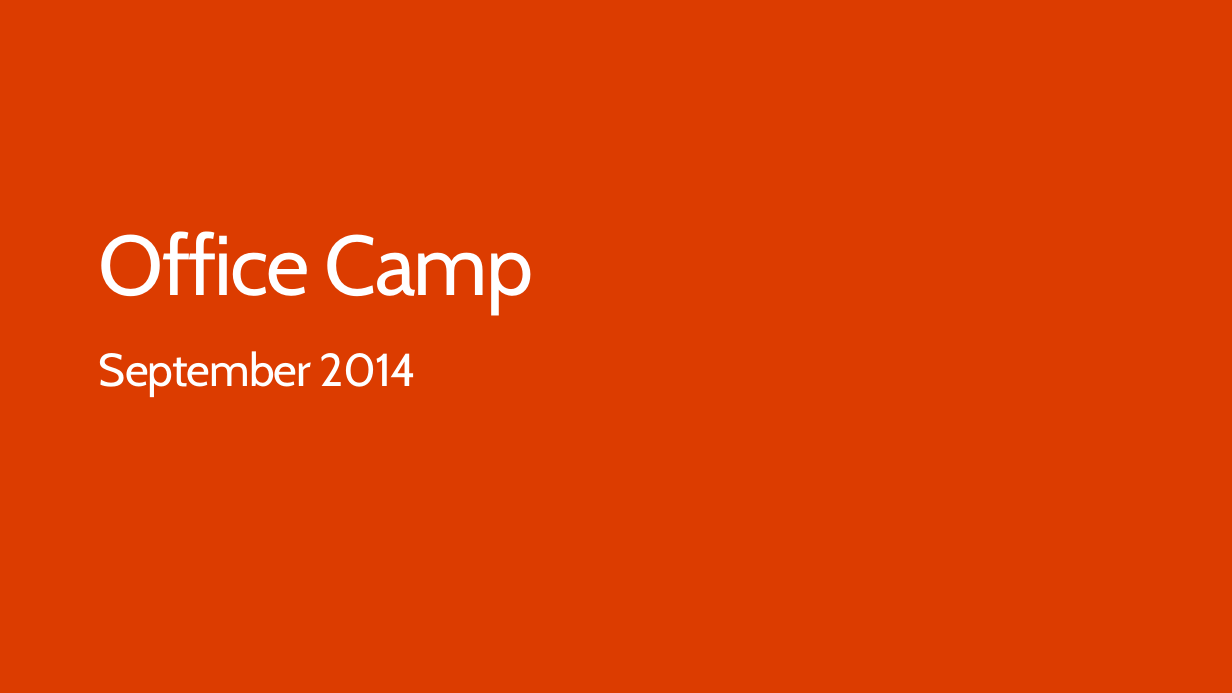
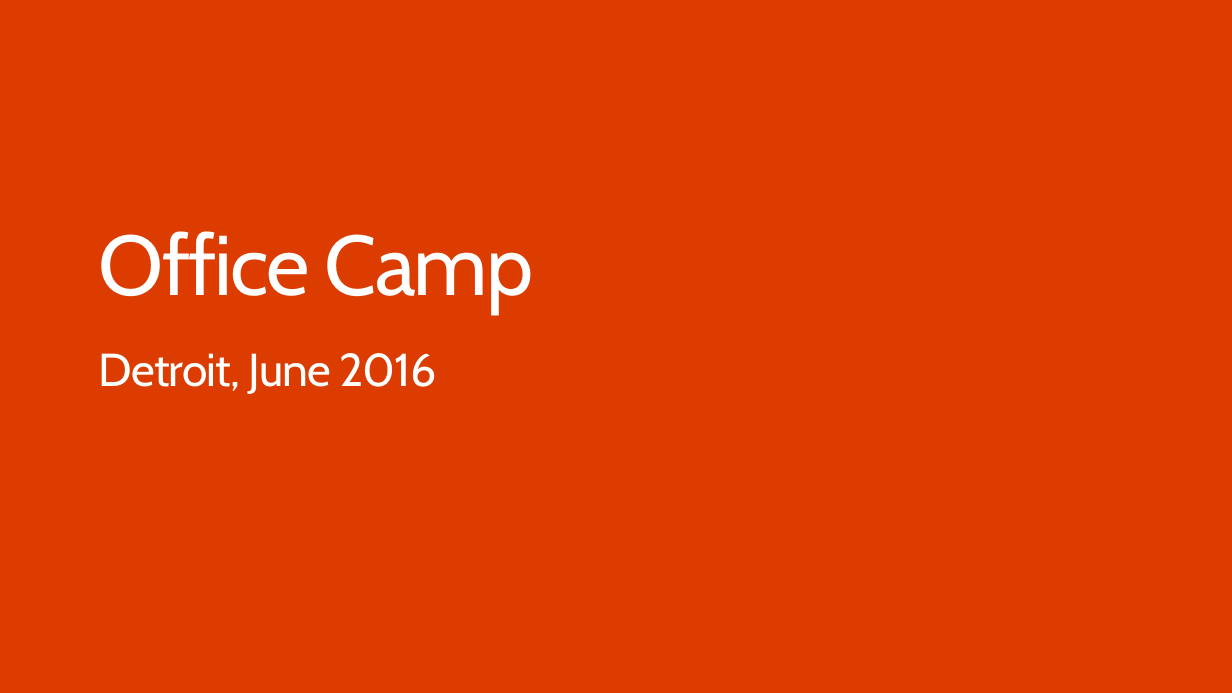
Before and after one commit to stinethebean/O365CampDTW, a slide deck: slide 1 of 01.Introduction to the Day/Introduction to the Day.pptx. Drawn at 1232x693 pixels with LibreOffice and Linux fonts; fonts in the diff are those of the drawing; background and template pictures are left out. Boxes give left, top, right and bottom in pixels: in the first picture for what was removed or moved away, otherwise in the second. Text is boxed around its words. In the diff, an @@ line names an element or a change of style, - is before the commit and + after.

```diff
--- a/01.Introduction to the Day/Introduction to the Day.pptx
+++ b/01.Introduction to the Day/Introduction to the Day.pptx
@@ text at [99,353,437,394]: text changed @@
-September 2014
+Detroit, June 2016
```
Also in this commit, not shown: 7 other slides changed, 14 other files.
